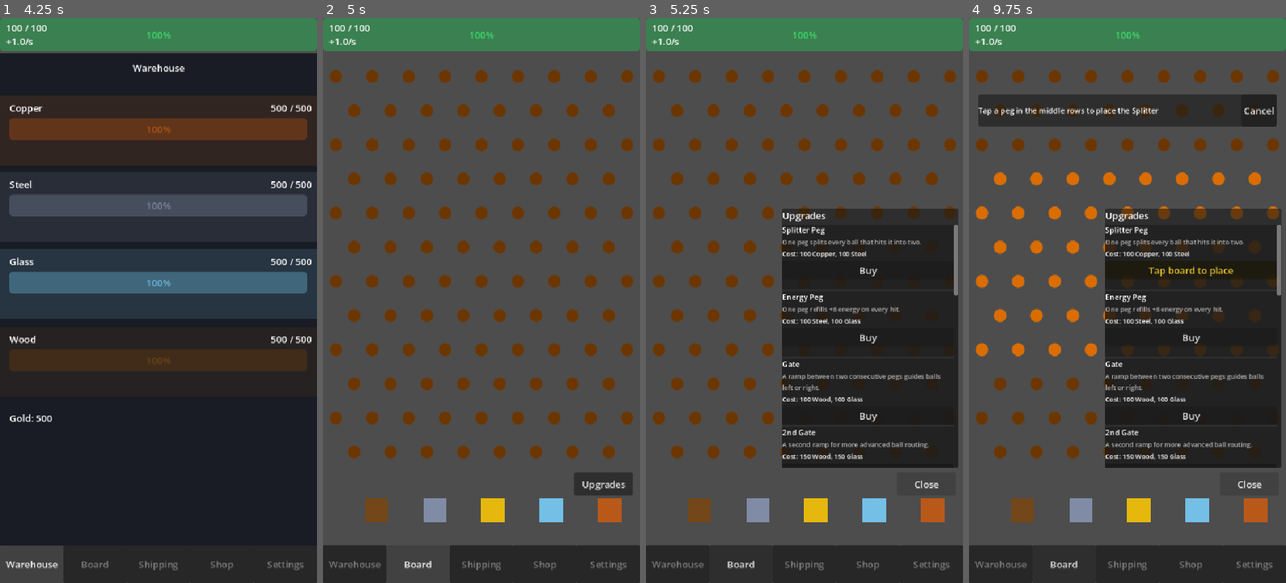
Above: before the commit, frames 1-4 (left to right).
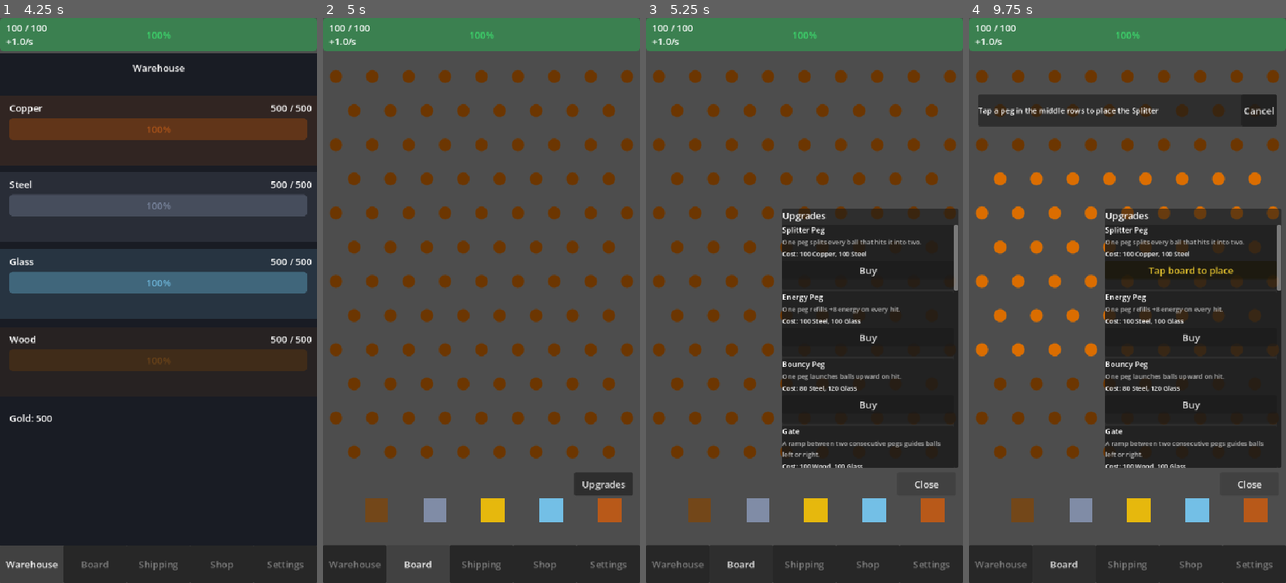
Above: after the commit, the same moments.

Repository: RafaelNTeixeira/ScrapFall
Game: Godot game, scene res://scenes/Main.tscn
Two runs of this game, one before a commit and one after it. Both use one fixed random seed, a clock stepped at 60 frames per second and the inputs below.
Inputs:
- Up to frame 1 (4.25 s): click "Warehouse" at 0.5 s; click "Board" at 1.25 s; click "Shipping" at 2 s; click "Shop" at 2.75 s; click "Warehouse" at 3.5 s
- Up to frame 2 (5 s): click "Board" at 4.25 s
- Up to frame 3 (5.25 s): click "Upgrades" at 5 s
- Up to frame 4 (9.75 s): click "Buy" at 5.75 s; click "Shipping" at 6.5 s; click "Shop" at 7.25 s; click "Warehouse" at 8 s; click "Board" at 8.75 s; click "Upgrades" at 9.5 s

Frames 1-2 are identical in both runs. In frame 3, 1.4% of the frame differs, in the area x 42-99%, y 48-80%; in frame 4, 1.4%.

Commit message:
fix; Fixed upgrade UI showing 'click board to place' in cases it shouldn't appear; Fixed splitter peg generating infinite balls; Added new bouncy peg; Can relocate also bought pegs

Diff:
--- a/scripts/Board.gd
+++ b/scripts/Board.gd
@@ -115,6 +115,7 @@
 			# Wire up the energy-peg signal before adding to tree
 			peg.energy_peg_hit.connect(_on_energy_peg_hit)
 			peg.split_ball_requested.connect(_on_split_ball_requested)
+			peg.bouncy_ball_hit.connect(_on_bouncy_ball_hit)
 
 			add_child(peg)
 			row_array.append(peg)
@@ -224,14 +225,18 @@
 
 	_spawn_ball(Vector2(clamped_x, drop_line_y()))
 
-func _spawn_ball(spawn_pos: Vector2, inherit_velocity: Vector2 = Vector2.ZERO) -> void:
+func _spawn_ball(spawn_pos: Vector2, inherit_velocity: Vector2 = Vector2.ZERO, is_split: bool = false) -> void:
 	var ball = ball_scene.instantiate()
-	ball.position          = spawn_pos
+	ball.position = spawn_pos
 	ball.ball_removed.connect(_on_ball_removed.bind(ball))
 
 	if inherit_velocity != Vector2.ZERO:
-		# Give split balls a nudge in the inherited direction
 		ball.set_meta("initial_velocity", inherit_velocity)
+
+	# Split-spawned balls must never trigger another split —
+	# stamp the meta before add_child so it's present before any collision fires.
+	if is_split:
+		ball.set_meta("has_split", true)
 
 	add_child(ball)
 	active_balls.append(ball)
@@ -244,9 +249,16 @@
 
 ## Spawns a second ball when the Splitter peg fires.
 func _on_split_ball_requested(origin_pos: Vector2, original_velocity: Vector2) -> void:
-	# Mirror horizontal velocity so the two balls diverge
 	var split_vel: Vector2 = Vector2(-original_velocity.x * 0.7, original_velocity.y * 0.7)
-	_spawn_ball(origin_pos + Vector2(0.0, 5.0), split_vel)
+	_spawn_ball(origin_pos + Vector2(0.0, 5.0), split_vel, true)
+
+## Launches the ball upward when a Bouncy peg is hit.
+func _on_bouncy_ball_hit(ball: RigidBody2D) -> void:
+	if not is_instance_valid(ball):
+		return
+	# Reverse vertical velocity and add a strong upward kick
+	var vel: Vector2 = ball.linear_velocity
+	ball.linear_velocity = Vector2(vel.x * 0.6, -abs(vel.y) * 2.0 - 200.0)
 
 func _on_ball_removed(ball: RigidBody2D) -> void:
 	active_balls.erase(ball)
@@ -360,6 +372,46 @@
 			if peg != null:
 				peg.set_peg_type(Peg.PegType.ENERGY)
 				GameManager.has_energy_peg = true
+				UpgradeManager.confirm_placement(_pending_upgrade)
+				_placement_mode  = false
+				_pending_upgrade = ""
+				_unhighlight_all_pegs()
+			return true
+		"bouncy_peg":
+			var peg = _peg_at_screen_pos(tap_pos)
+			if peg != null:
+				peg.set_peg_type(Peg.PegType.BOUNCY)
+				UpgradeManager.confirm_placement(_pending_upgrade)
+				_placement_mode  = false
+				_pending_upgrade = ""
+				_unhighlight_all_pegs()
+			return true
+		# Peg relocation — reset old peg to NORMAL then re-enter selection
+		"relocate_splitter":
+			var peg = _peg_at_screen_pos(tap_pos, 35.0, true)
+			if peg != null:
+				_reset_peg_of_type(Peg.PegType.SPLITTER)
+				peg.set_peg_type(Peg.PegType.SPLITTER)
+				UpgradeManager.confirm_placement(_pending_upgrade)
+				_placement_mode  = false
+				_pending_upgrade = ""
+				_unhighlight_all_pegs()
+			return true
+		"relocate_energy":
+			var peg = _peg_at_screen_pos(tap_pos)
+			if peg != null:
+				_reset_peg_of_type(Peg.PegType.ENERGY)
+				peg.set_peg_type(Peg.PegType.ENERGY)
+				UpgradeManager.confirm_placement(_pending_upgrade)
+				_placement_mode  = false
+				_pending_upgrade = ""
+				_unhighlight_all_pegs()
+			return true
+		"relocate_bouncy":
+			var peg = _peg_at_screen_pos(tap_pos)
+			if peg != null:
+				_reset_peg_of_type(Peg.PegType.BOUNCY)
+				peg.set_peg_type(Peg.PegType.BOUNCY)
 				UpgradeManager.confirm_placement(_pending_upgrade)
 				_placement_mode  = false
 				_pending_upgrade = ""
@@ -426,15 +478,26 @@
 # -----------------------------------------------------------------------------
 func _highlight_for_mode(upgrade_id: String) -> void:
 	match upgrade_id:
-		"splitter_peg":
+		"splitter_peg", "relocate_splitter":
 			for peg in all_pegs:
 				if peg.is_splitter_eligible():
 					peg.set_highlight(true)
-		"energy_peg":
+		"energy_peg", "relocate_energy":
 			for peg in all_pegs:
 				if peg.peg_type == Peg.PegType.NORMAL:
 					peg.set_highlight(true)
+		"bouncy_peg", "relocate_bouncy":
+			for peg in all_pegs:
+				if peg.is_bouncy_eligible():
+					peg.set_highlight(true)
 		# Gate highlighting is handled by GateManager itself
+
+## Resets the first peg of a given type back to NORMAL (used for relocation).
+func _reset_peg_of_type(peg_type: Peg.PegType) -> void:
+	for peg in all_pegs:
+		if peg.peg_type == peg_type:
+			peg.set_peg_type(Peg.PegType.NORMAL)
+			return
 
 func _unhighlight_all_pegs() -> void:
 	for peg in all_pegs:
--- a/scripts/Peg.gd
+++ b/scripts/Peg.gd
@@ -6,13 +6,14 @@
 
 signal energy_peg_hit()
 signal split_ball_requested(origin_pos: Vector2, original_velocity: Vector2)
+signal bouncy_ball_hit(ball: RigidBody2D)
 
-enum PegType { NORMAL, ENERGY, SPLITTER }
+enum PegType { NORMAL, ENERGY, SPLITTER, BOUNCY }
 
 @export var peg_type: PegType = PegType.NORMAL
 var peg_index: Vector2i = Vector2i.ZERO
 
-const HIT_COOLDOWN: float = 0.18
+const HIT_COOLDOWN: float = 0.25
 var _hit_cooldown_timer: float = 0.0
 var _balls_hit: Array = []
 
@@ -69,15 +70,22 @@
 			emit_signal("energy_peg_hit")
 			_flash_color(Color(1.0, 0.95, 0.3))
 		PegType.SPLITTER:
-			emit_signal("split_ball_requested", position, ball.linear_velocity)
-			ball.on_split_event()
+			# Only split if this specific ball hasn't been split yet.
+			# This prevents chain-splits when the new ball immediately
+			# re-enters the same peg's hit area.
+			if not ball.get_meta("has_split", false):
+				ball.set_meta("has_split", true)
+				emit_signal("split_ball_requested", global_position, ball.linear_velocity)
 			_flash_color(Color(0.4, 0.85, 1.0))
+		PegType.BOUNCY:
+			emit_signal("bouncy_ball_hit", ball)
+			_flash_color(Color(0.238, 0.0, 0.294, 1.0))
 		PegType.NORMAL:
 			_flash_color(Color(1.1, 1.1, 1.1))
 
 func _flash_color(target: Color) -> void:
 	if _is_highlighted:
-		return  # don't interrupt highlight animation with a hit flash
+		return
 	var original: Color = _sprite.modulate
 	var tween := create_tween()
 	tween.tween_property(_sprite, "modulate", target,   0.05)
@@ -100,11 +108,12 @@
 	match peg_type:
 		PegType.NORMAL:   return Color(0.85, 0.85, 0.85)
 		PegType.ENERGY:   return Color(1.0,  0.82, 0.1)
-		PegType.SPLITTER: return Color(0.35, 0.80, 1.0)
+		PegType.SPLITTER: return Color(0.221, 0.466, 0.074, 1.0)
+		PegType.BOUNCY:   return Color(0.378, 0.0, 0.378, 1.0)
 	return Color.WHITE
 
 # -----------------------------------------------------------------------------
-# Highlight — pulsing glow used during upgrade placement mode
+# Highlight
 # -----------------------------------------------------------------------------
 func set_highlight(active: bool) -> void:
 	if active == _is_highlighted:
@@ -126,10 +135,11 @@
 func is_gate_eligible() -> bool:
 	return peg_type == PegType.NORMAL
 
-## Only middle rows are valid for the Splitter so balls have room to diverge.
-## Row range 3–8 (inclusive) out of 0–11.
 func is_splitter_eligible() -> bool:
 	return peg_type == PegType.NORMAL and peg_index.y >= 3 and peg_index.y <= 8
+
+func is_bouncy_eligible() -> bool:
+	return peg_type == PegType.NORMAL
 
 func mark_as_gate_anchor(active: bool) -> void:
 	if active:
--- a/scripts/UpgradeManager.gd
+++ b/scripts/UpgradeManager.gd
@@ -43,6 +43,16 @@
 		"purchased":    false,
 		"placed":       false,
 	},
+	"bouncy_peg": {
+		"label":        "Bouncy Peg",
+		"description":  "One peg launches balls upward on hit.",
+		"cost_res":     {"Steel": 80, "Glass": 120},
+		"cost_gold":    0.0,
+		"placement":    true,
+		"one_time":     true,
+		"purchased":    false,
+		"placed":       false,
+	},
 	"gate_1": {
 		"label":        "Gate",
 		"description":  "A ramp between two consecutive pegs guides balls left or right.",
@@ -139,6 +149,42 @@
 		"placement":    false,
 		"one_time":     true,
 		"purchased":    false,
+	},
+	"relocate_splitter": {
+		"label":        "Move Splitter Peg",
+		"description":  "Move the Splitter peg to a new position.",
+		"cost_res":     {},
+		"cost_gold":    0.0,
+		"placement":    true,
+		"one_time":     false,
+		"purchased":    false,
+		"placed":       false,
+		"requires":     "splitter_peg",
+		"hidden":       true,
+	},
+	"relocate_energy": {
+		"label":        "Move Energy Peg",
+		"description":  "Move the Energy peg to a new position.",
+		"cost_res":     {},
+		"cost_gold":    0.0,
+		"placement":    true,
+		"one_time":     false,
+		"purchased":    false,
+		"placed":       false,
+		"requires":     "energy_peg",
+		"hidden":       true,
+	},
+	"relocate_bouncy": {
+		"label":        "Move Bouncy Peg",
+		"description":  "Move the Bouncy peg to a new position.",
+		"cost_res":     {},
+		"cost_gold":    0.0,
+		"placement":    true,
+		"one_time":     false,
+		"purchased":    false,
+		"placed":       false,
+		"requires":     "bouncy_peg",
+		"hidden":       true,
 	},
 	"regen_rate_2": {
 		"label":        "Regen Boost II",
@@ -222,8 +268,8 @@
 
 	emit_signal("upgrade_purchased", upgrade_id)
 
-	# Board-placement upgrades enter placement mode
-	if upg.get("placement", false) and not upg.get("placed", false):
+	# Board-placement upgrades enter placement mode (only when placement == true)
+	if upg.get("placement") == true and not upg.get("placed", false):
 		pending_placement = upgrade_id
 		emit_signal("placement_mode_started", upgrade_id)
 
--- a/scripts/UpgradeUI.gd
+++ b/scripts/UpgradeUI.gd
@@ -112,6 +112,9 @@
 	for child in _card_list.get_children():
 		child.queue_free()
 	for upgrade_id in UpgradeManager.UPGRADES:
+		# Skip hidden relocation entries — they appear as Relocate buttons on parent cards
+		if UpgradeManager.UPGRADES[upgrade_id].get("hidden", false):
+			continue
 		_card_list.add_child(_make_card(upgrade_id))
 
 func _make_card(upgrade_id: String) -> Control:
@@ -153,8 +156,8 @@
 	buy_btn.pressed.connect(func(): _on_card_button_pressed(upgrade_id))
 	btn_row.add_child(buy_btn)
 
-	# Relocate button — only for dropper and gate slots
-	if upgrade_id in ["auto_dropper_1", "auto_dropper_2", "gate_1", "gate_2"]:
+	# Relocate button — for droppers, gates, and special pegs
+	if upgrade_id in ["auto_dropper_1", "auto_dropper_2", "gate_1", "gate_2", "splitter_peg", "energy_peg", "bouncy_peg"]:
 		var rel_btn := Button.new()
 		rel_btn.name = "RelocateButton"
 		rel_btn.text = "Relocate"
@@ -186,11 +189,15 @@
 	if rel_btn:
 		rel_btn.visible = purchased and placed
 
-	if purchased and placed:
+	var needs_placement: bool = upg.get("placement") == true
+
+	if purchased and (not needs_placement or placed):
+		# Instant upgrades (no placement) and fully-placed upgrades both show Purchased
 		buy_btn.text     = "Purchased ✓"
 		buy_btn.disabled = true
 		buy_btn.modulate = Color(0.6, 0.9, 0.6)
-	elif purchased and not placed:
+	elif purchased and needs_placement and not placed:
+		# Paid but still needs a board tap to place
 		buy_btn.text     = "Tap board to place"
 		buy_btn.disabled = false
 		buy_btn.modulate = Color(1.0, 0.85, 0.2)
@@ -220,13 +227,15 @@
 		UpgradeManager.purchase(upgrade_id)
 
 func _on_relocate_pressed(upgrade_id: String) -> void:
-	# Derive the relocate mode ID
 	var mode: String = ""
 	match upgrade_id:
 		"auto_dropper_1": mode = "relocate_dropper_1"
 		"auto_dropper_2": mode = "relocate_dropper_2"
 		"gate_1":         mode = "relocate_gate_1"
 		"gate_2":         mode = "relocate_gate_2"
+		"splitter_peg":   mode = "relocate_splitter"
+		"energy_peg":     mode = "relocate_energy"
+		"bouncy_peg":     mode = "relocate_bouncy"
 	if not mode.is_empty():
 		UpgradeManager.enter_relocate_mode(mode)
 
@@ -253,6 +262,14 @@
 			_banner_label.text = "Tap any peg to make it an Energy Peg"
 		"gate_1", "gate_2":
 			_banner_label.text = "Click on two consecutive pegs to insert a gate"
+		"bouncy_peg":
+			_banner_label.text = "Tap any peg to make it a Bouncy Peg"
+		"relocate_splitter":
+			_banner_label.text = "Tap a middle-row peg to move the Splitter"
+		"relocate_energy":
+			_banner_label.text = "Tap any peg to move the Energy Peg"
+		"relocate_bouncy":
+			_banner_label.text = "Tap any peg to move the Bouncy Peg"
 		"auto_dropper_1", "auto_dropper_2":
 			_banner_label.text = "Tap the top of the board to place the Auto-Dropper"
 		"relocate_dropper_1", "relocate_dropper_2":
